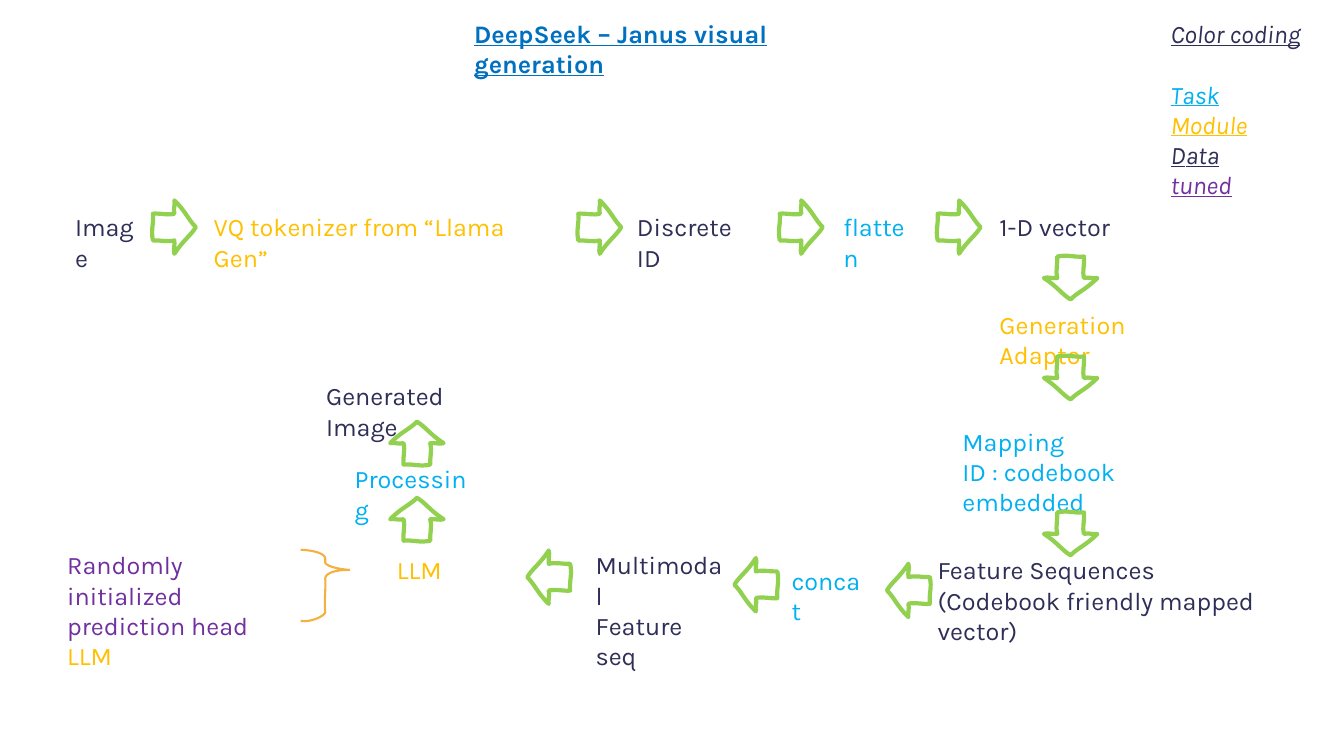
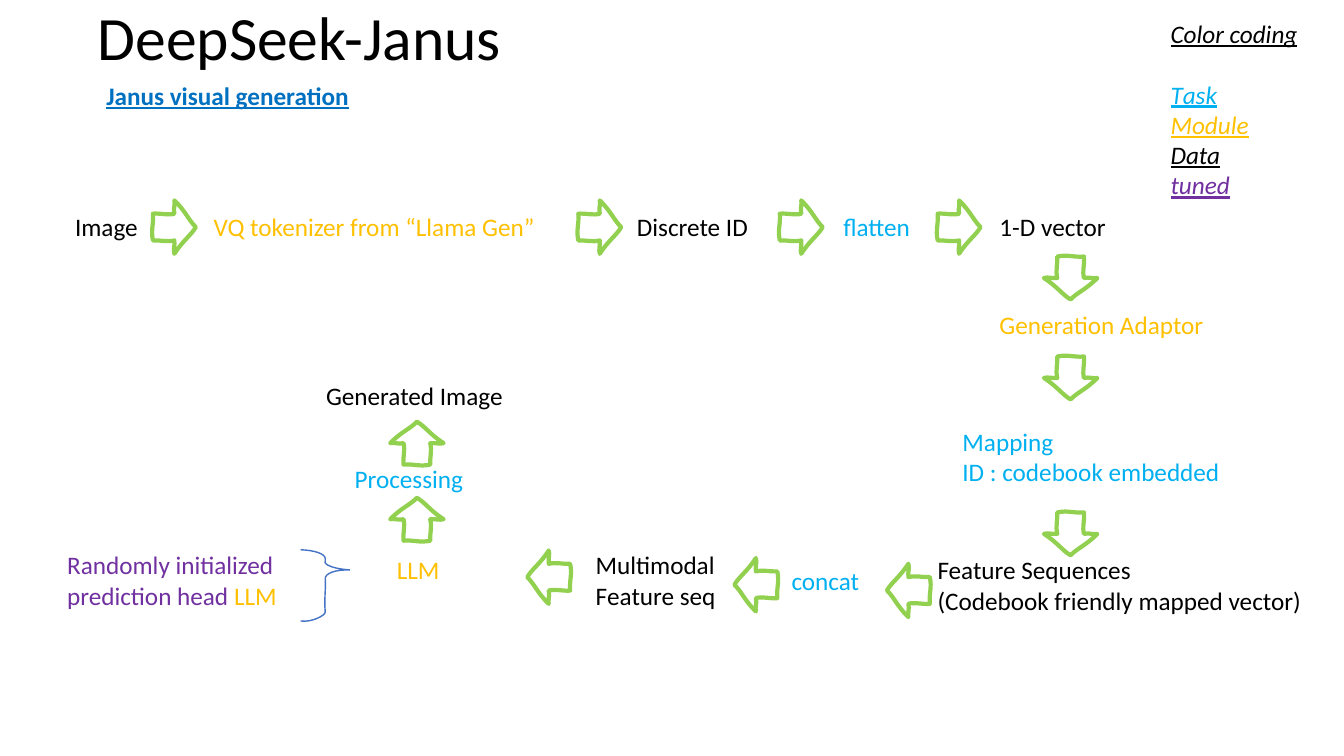
Before and after one commit to gggg8657/study, a slide deck: slide 5 of Studying must go on/Presentation1.pptx (slide 4 before the commit). Drawn at 1344x756 pixels with LibreOffice and Linux fonts; fonts in the diff are those of the drawing. Boxes give left, top, right and bottom in pixels: in the first picture for what was removed or moved away, otherwise in the second. Text is boxed around its words. In the diff, an @@ line names an element or a change of style, - is before the commit and + after.

```diff
--- a/Studying must go on/Presentation1.pptx
+++ b/Studying must go on/Presentation1.pptx
@@ title added at (98, 17, 501, 70), 44 pt, text #000000 @@
+DeepSeek-Janus
@@ text "Color coding" at (1171, 25, 1298, 199): font Karla to Calibri; text colour #2E2E57 to #000000 in "Color coding", "Data" @@
@@ text at (106, 87, 349, 110): text changed; font Karla to Calibri @@
-DeepSeek – Janus visual generation
+Janus visual generation
@@ font Karla to Calibri, text colour #2E2E57 to #000000 in 6 elements at (75, 219, 138, 241), (637, 218, 748, 237), (999, 219, 1106, 236), (938, 562, 1301, 614), (596, 556, 716, 609), (326, 387, 503, 410) @@
@@ font Karla to Calibri in 8 elements at (214, 218, 534, 240), (843, 218, 910, 236), (999, 316, 1203, 338), (962, 433, 1220, 481), (792, 574, 860, 590), (397, 562, 440, 579), (67, 556, 277, 609), (355, 470, 463, 493) @@
@@ freeform shape at (300, 549, 350, 621): outline #F4B040 1.5 pt to #4472C4 1 pt @@
```
Also in this commit, not shown: 4 other slides changed, 13 slides added, 2 slides removed, 1 other file.
